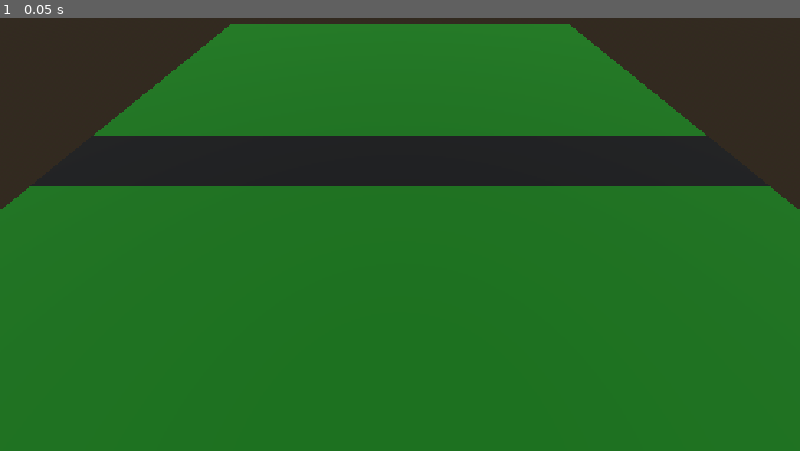
Above: before the commit, frame 1.
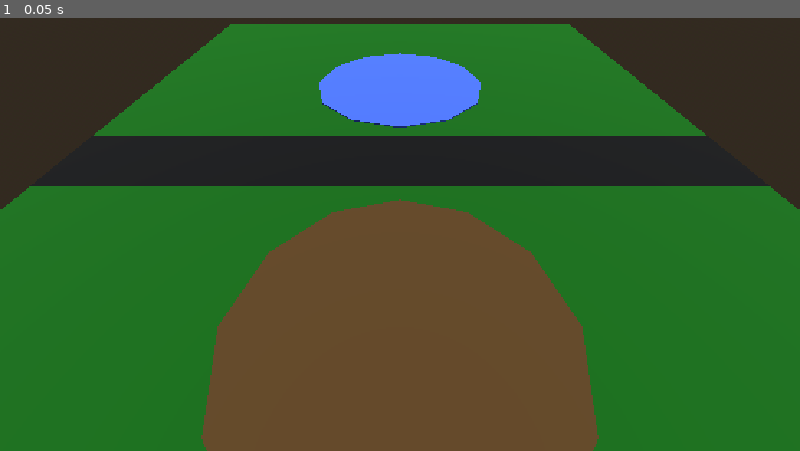
Above: after the commit, the same moment.

Repository: Legendary-Broly/dodge-frog
Game: Godot game, scene res://scenes/levels/test_road.tscn
The game is run twice, just before and just after one commit, with the same random seed, the same clock (stepped at 60 frames per second) and the same inputs.
Inputs:
- Up to frame 1 (0.05 s): no input

The runs differ from the first frame. In frame 1, 26% of the frame differs, in the area x 25-75%, y 8-100%.

Commit message:
added meshes that look like dried up and wet ponds to mark start and finish areas

Diff:
--- a/scenes/levels/test_road.tscn
+++ b/scenes/levels/test_road.tscn
@@ -27,8 +27,30 @@
 size = Vector2(30, 3.67)
 center_offset = Vector3(0, 0.01, 0)
 
+[sub_resource type="CylinderMesh" id="CylinderMesh_parlp"]
+top_radius = 5.0
+bottom_radius = 5.0
+height = 0.1
+radial_segments = 12
+rings = 0
+cap_bottom = false
+
+[sub_resource type="StandardMaterial3D" id="StandardMaterial3D_lxvat"]
+albedo_color = Color(0.35377026, 0.2410014, 0.09536523, 1)
+
 [sub_resource type="BoxShape3D" id="BoxShape3D_ugsol"]
 size = Vector3(30.036865, 2, 4)
+
+[sub_resource type="CylinderMesh" id="CylinderMesh_0epon"]
+top_radius = 5.0
+bottom_radius = 5.0
+height = 0.1
+radial_segments = 12
+rings = 0
+cap_bottom = false
+
+[sub_resource type="StandardMaterial3D" id="StandardMaterial3D_parlp"]
+albedo_color = Color(0.2750372, 0.42425248, 0.98987764, 1)
 
 [node name="TestRoad" type="Node3D" unique_id=363714453]
 
@@ -56,6 +78,11 @@
 [node name="StartArea" type="Marker3D" parent="." unique_id=1586809230]
 transform = Transform3D(1, 0, 0, 0, 1, 0, 0, 0, 1, 0, 1, -7.634012)
 
+[node name="DriedPondMesh" type="MeshInstance3D" parent="StartArea" unique_id=1167426603]
+transform = Transform3D(1, 0, 0, 0, 1, 0, 0, 0, 1, 0, -1, 0)
+mesh = SubResource("CylinderMesh_parlp")
+surface_material_override/0 = SubResource("StandardMaterial3D_lxvat")
+
 [node name="FinishArea" type="Area3D" parent="." unique_id=1546999627]
 transform = Transform3D(1, 0, 0, 0, 1, 0, 0, 0, 1, 0, 1, 3.9408731)
 
@@ -63,5 +90,10 @@
 shape = SubResource("BoxShape3D_ugsol")
 debug_color = Color(0.9721034, 0, 0.4466545, 0.41960785)
 
+[node name="WetPondMesh" type="MeshInstance3D" parent="FinishArea" unique_id=1451279713]
+transform = Transform3D(1, 0, 0, 0, 1, 0, 0, 0, 1, 0, -1, 3.6933198)
+mesh = SubResource("CylinderMesh_0epon")
+surface_material_override/0 = SubResource("StandardMaterial3D_parlp")
+
 [node name="Camera3D" type="Camera3D" parent="." unique_id=425069560]
 transform = Transform3D(-1, 0, -8.742278e-08, -6.606409e-08, 0.6549352, 0.7556851, 5.725625e-08, 0.7556851, -0.6549352, 0, 7.9393787, -10.813549)
